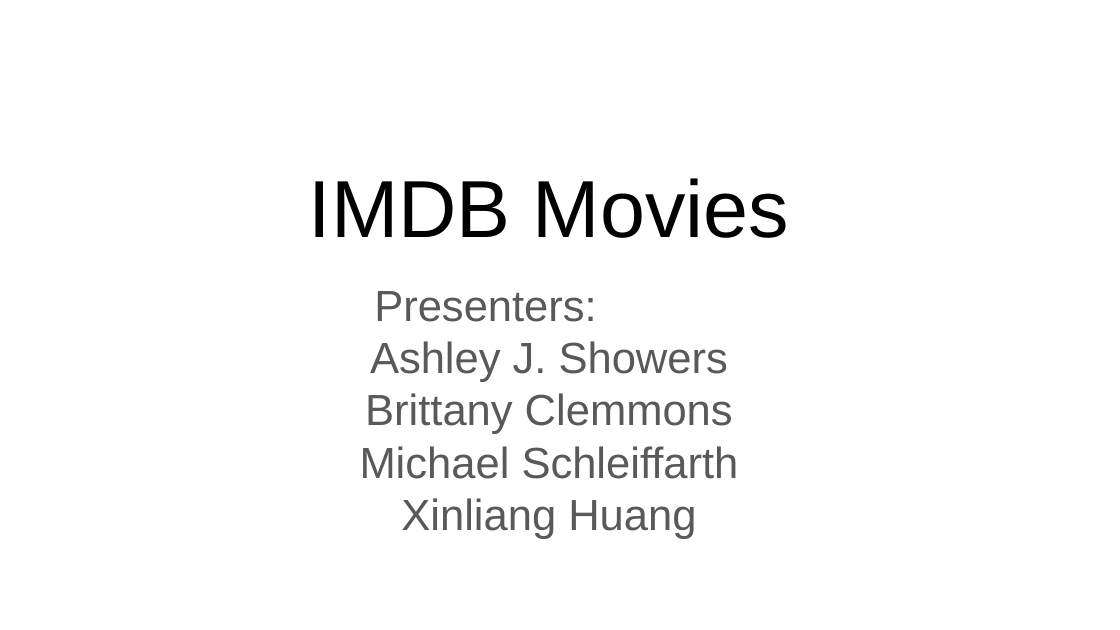
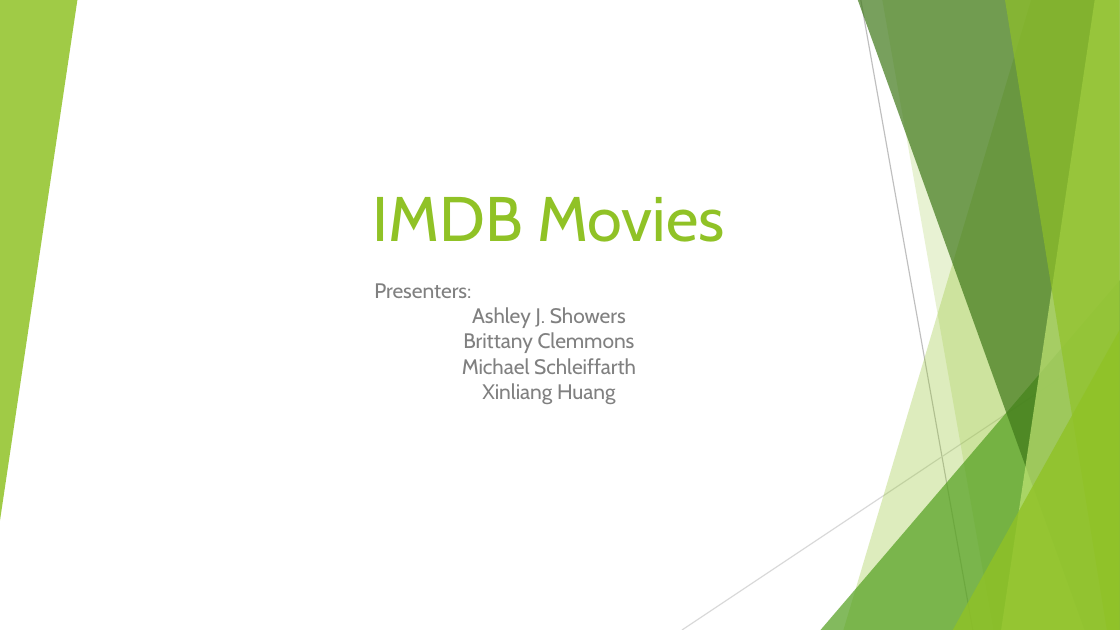
Before and after one commit to BrittanyClemmons/project_one, a slide deck: slide 1 of Project1_IMDB_data analysis.pptx. Drawn at 1120x630 pixels with LibreOffice and Linux fonts; fonts in the diff are those of the drawing. Boxes give left, top, right and bottom in pixels: in the first picture for what was removed or moved away, otherwise in the second. Text is boxed around its words. In the diff, an @@ line names an element or a change of style, - is before the commit and + after.

```diff
--- a/Project1_IMDB_data analysis.pptx
+++ b/Project1_IMDB_data analysis.pptx
@@ group added at <box>0,0,1120,630</box>: 5 freeform shapes, 3 triangles, 2 lines @@
@@ title "IMDB Movies" at <box>373,197,724,242</box>: size 52 to 40.5 pt, font Arial to Cabin, text colour #000000 to #90C226 @@
@@ subtitle "Presenters:" at <box>374,283,636,404</box>: size 28 to 13.5 pt, font Arial to Cabin, text colour #595959 to #808080 @@
```
Also in this commit, not shown: 20 other slides changed.
